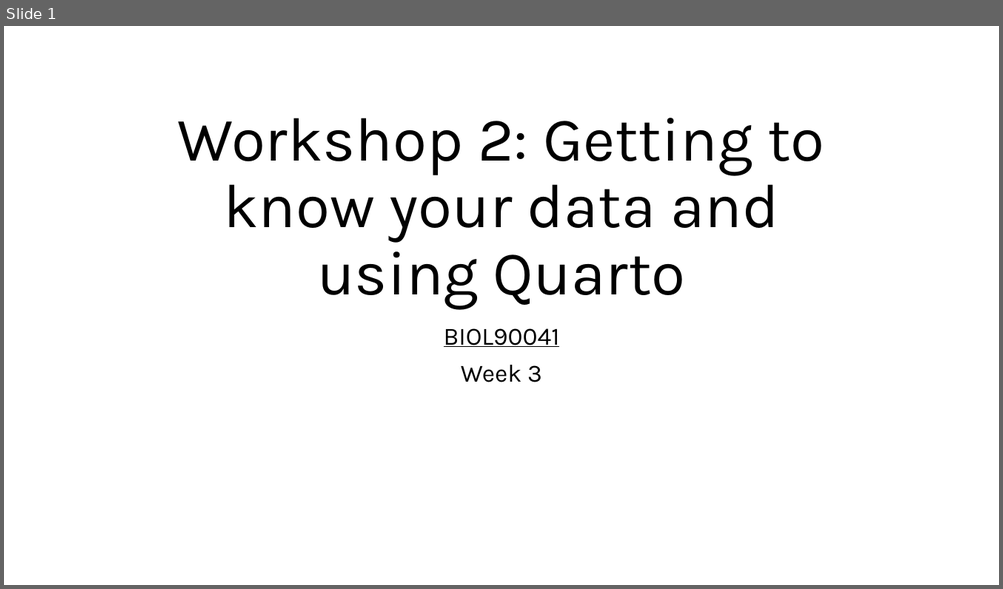
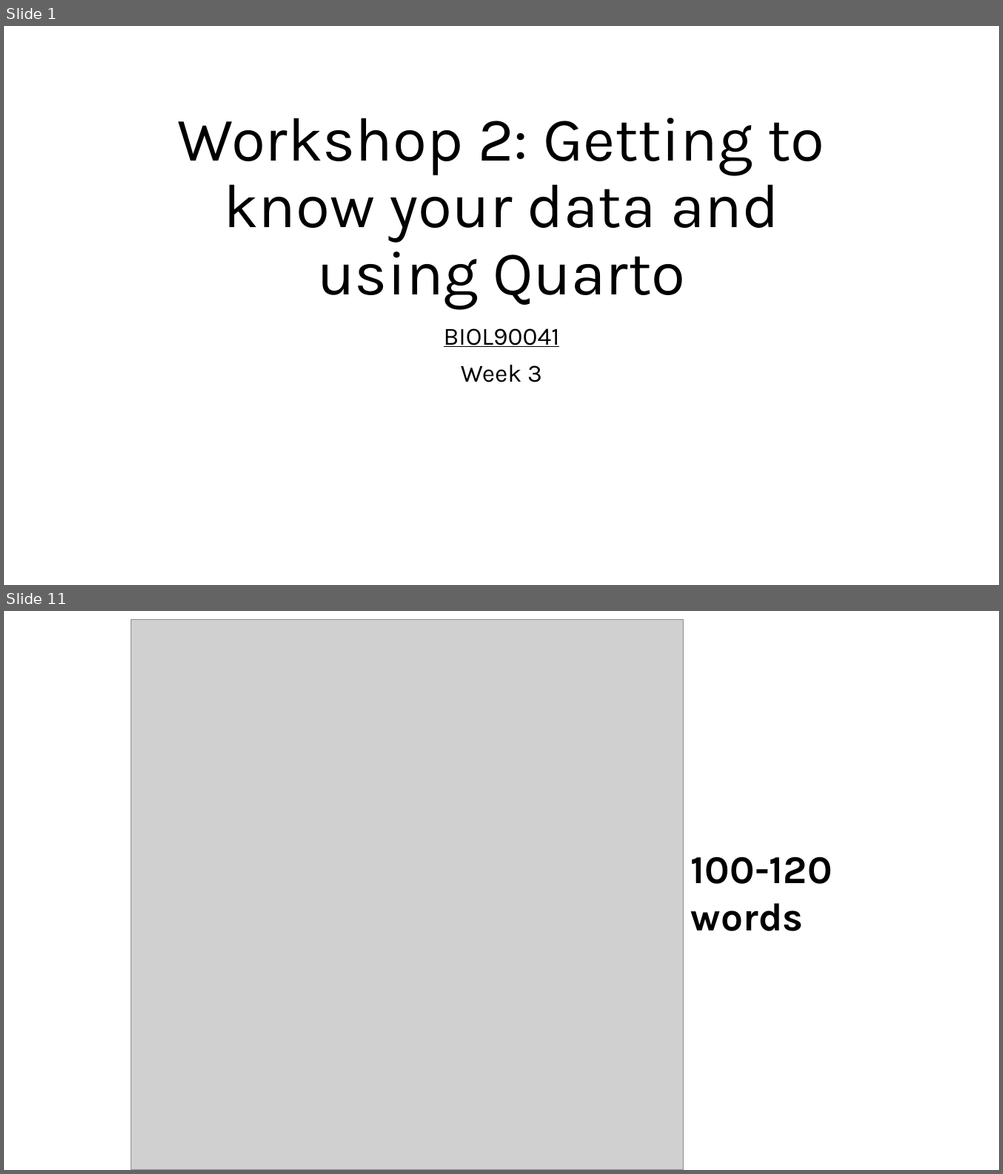
Before and after one commit to kris-wild/BIOL90041, a slide deck: Week_3/Workshop/Workshop_2.pptx. Shown one above the other, each under a label of ours: slide 1 before the commit, slides 1 and 11 after it; the slides between them are not shown. The pictures are 1003x589 and 1003x1174 pixels, drawn with LibreOffice and Linux fonts; fonts in the diff are those of the drawing; grey boxes stand for pictures. Boxes give left, top, right and bottom in pixels: in the first picture for what was removed or moved away, otherwise in the second. Text is boxed around its words. In the diff, an @@ line names an element or a change of style, - is before the commit and + after.

```diff
--- a/Week_3/Workshop/Workshop_2.pptx
+++ b/Week_3/Workshop/Workshop_2.pptx
@@ slide 11 added at [4, 611, 999, 1170], background #FFFFFF @@
@@ picture added at [131, 620, 684, 1170] @@
@@ text added at [691, 857, 832, 931], 38 pt, text #000000, bold @@
+100-120 words
```
Also in this commit, not shown: 1 slide changed, 10 other slides added, 21 other files.
